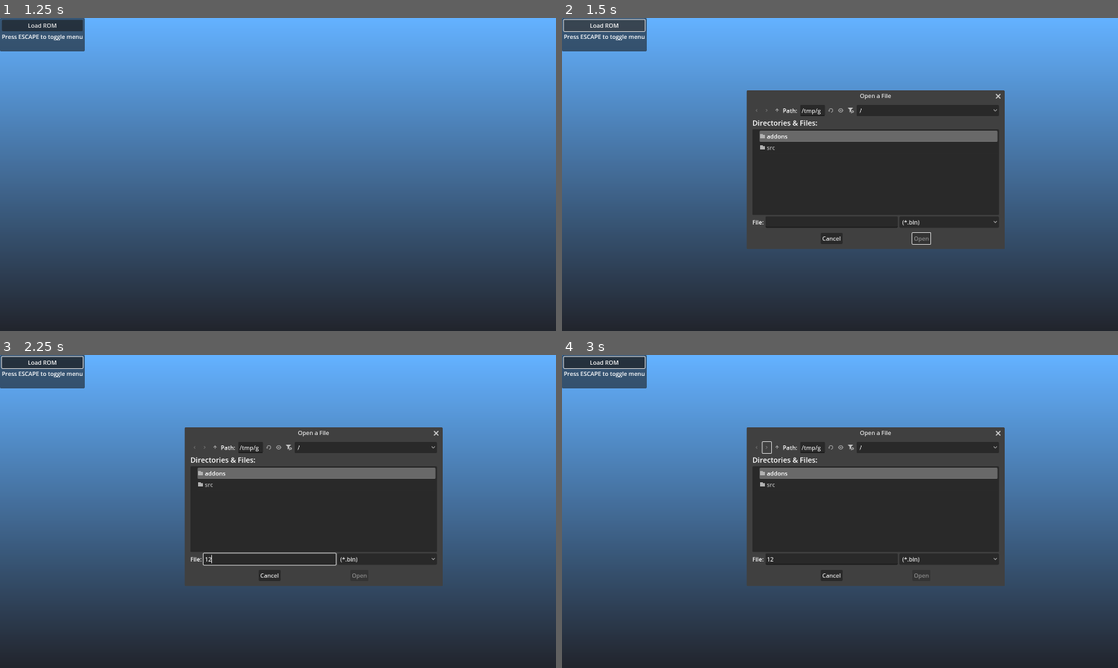
Above: before the commit, frames 1-4 (two rows, left to right).
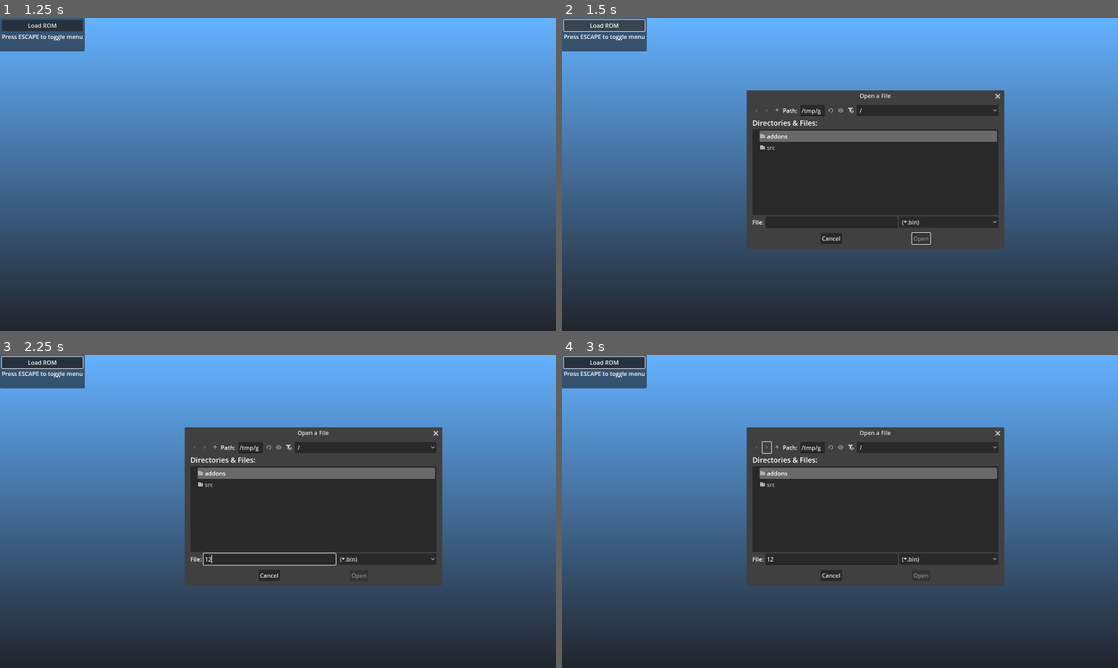
Above: after the commit, the same moments.

Repository: mrgudenheim/TacticsEngineG
Game: Godot game, scene res://src/battle/battle_manager.tscn
Two runs of this game, one before a commit and one after it. Both use one fixed random seed, a clock stepped at 60 frames per second and the inputs below.
Inputs (mouse positions are in pixels of both pictures, inside the frame that each line leads up to):
- Up to frame 1 (1.25 s): tap Enter (ui_accept) at 0.5, 0.77 s; move the mouse to (400, 158) at 0.52 s; hold D from 0.53 s (still down); tap Down (camera_down) at 0.6 s; click (400, 158) at 0.67 s
- Up to frame 2 (1.5 s): release D at 1.25 s; click "Load ROM" at 1.25 s
- Up to frame 3 (2.25 s): click (272, 558) at 2.02 s; type "12" at 2.1 s
- Up to frame 4 (3 s): click (767, 448) at 2.75 s

Frame 1 is identical in both runs. In frame 2, 0.2% of the frame differs, in the area x 46-80%, y 23-74%; in frame 3, 0.2%; in frame 4, 0.2%.

Commit message:
don't mirror map to make testing easier

Diff:
--- a/src/battle/battle_manager.tscn
+++ b/src/battle/battle_manager.tscn
@@ -86,6 +86,7 @@
 unit_tscn = ExtResource("4_wfrm2")
 controller = NodePath("CharacterController")
 icon_counter = NodePath("IconGridContainer")
+allow_mirror = false
 
 [node name="WorldEnvironment" type="WorldEnvironment" parent="."]
 environment = SubResource("Environment_njvnp")
